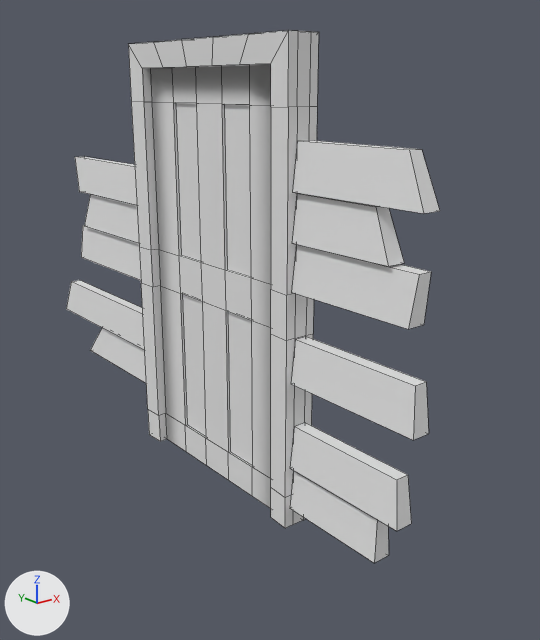
The FBX model Light_In_The_Shadow/Assets/Models/Block Out/Door.fbx: old version first, new version second.
One viewpoint serves both versions: a camera (50 mm lens) standing at (-1.99, -2.89, 1.92) and looking at (0.03, -0.37, 0.91). Every picture has the same lights, and +X, +Y and +Z are marked at lower left. Mesh edges are drawn as thin lines. Where no turn or scale is listed for an object, it has been applied to the vertices. Vertices at the same position are counted once.

Before the edit, the objects in view are built like this:
```python
me_cube_021 = bpy.data.meshes.new('Cube.021')
me_cube_021.from_pydata(...)  # 309 vertices, 267 faces; spans x -0.08..0.07, y -1.56..1.71, z -2.3..-0.08
ob_cube_002 = bpy.data.objects.new('Cube.002', me_cube_021)
ob_cube_002.location = (0.0, 0.0, 2.193)
```
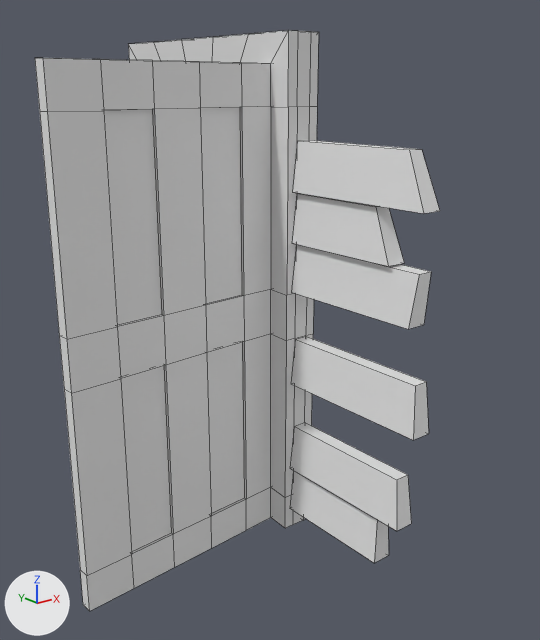
What the commit changed:
me_cube_021 is used by ob_cube_002; location (0.0, 0.0, 2.193).
me_cube_021 had 309 vertices, 267 faces and spanned x -0.08..0.07, y -1.56..1.71, z -2.3..-0.08.
me_cube_021 now has 213 vertices, 180 faces and spans x -0.08..0.07, y -1.3..1.71, z -2.19..-0.08.
Part 1, on me_cube_021:
92 vertices are removed from x -0.05..0.03, y -0.61..1.47, z -2.3..-0.27.
102 faces are deleted.
15 new faces join them.
Mesh me_cube_001 is new.
It has 104 vertices, 102 faces and spans x -1.0..0.0, y -0.08..0.05, z -1.0..1.0.
Object 'Cube.001' (ob_cube_001) is new; it shows me_cube_001.
Its location is (-0.025, -0.5, 1.0).

Pixel boxes [x1, y1, x2, y2] of what changed, in the pictures (540 x 640 px):
'Cube.002', reshaped (17% narrower)
    before: [66, 30, 440, 563]
    after: [128, 30, 440, 563]
'Cube.001', added
    after: [35, 58, 271, 611]
part 1 of me_cube_021, cut back
    before: [150, 64, 271, 508]
